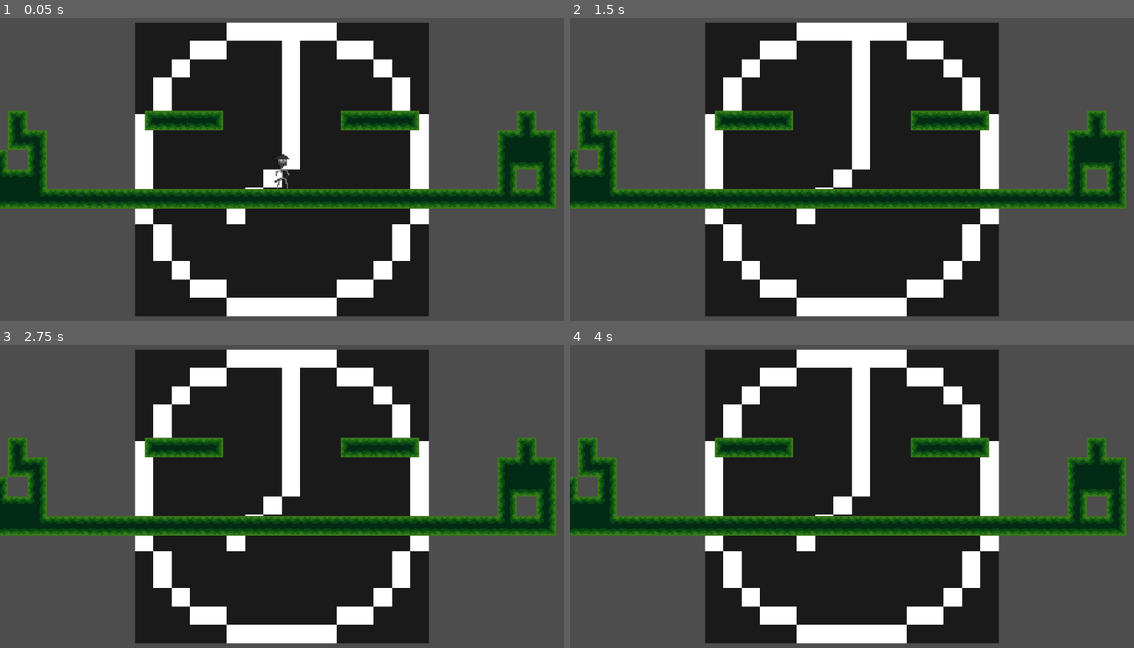
Above: before the commit, frames 1-4 (two rows, left to right).
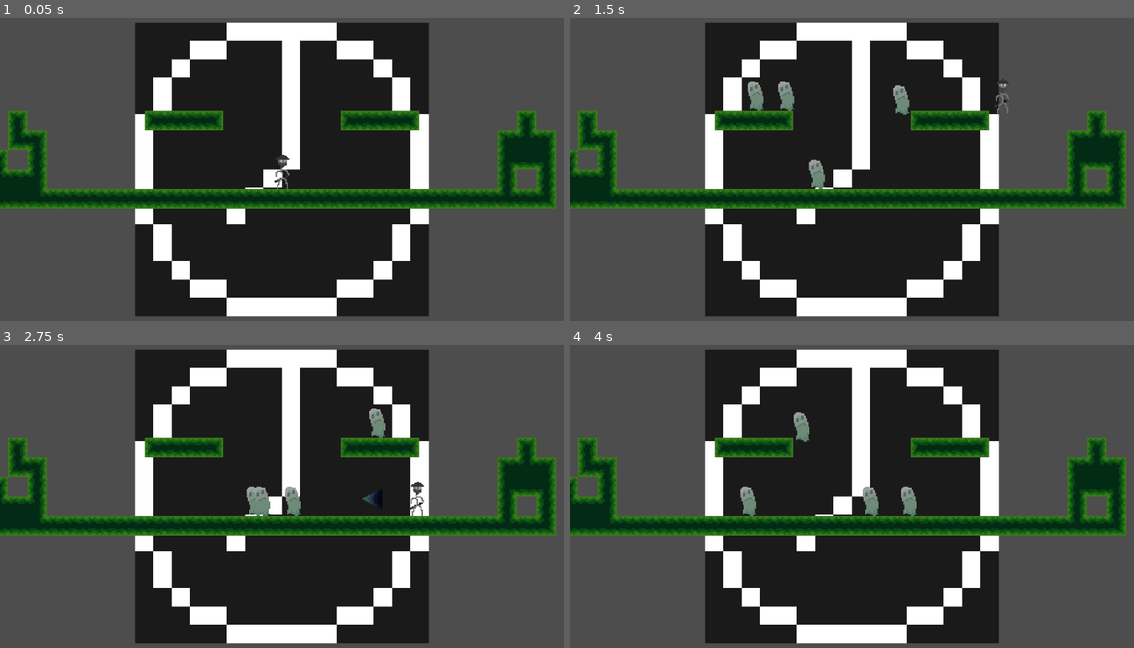
Above: after the commit, the same moments.

Repository: Wayl123/This-Is-Nightmare-Project
Game: Godot game, scene res://scene/boss_stage.tscn
The game is run twice, just before and just after one commit, with the same random seed, the same clock (stepped at 60 frames per second) and the same inputs.
Inputs:
- Up to frame 1 (0.05 s): no input
- Up to frame 2 (1.5 s): hold Z (Shoot) 0.53-1.28 s; hold D (Right) from 0.53 s (still down); tap Space (Jump) at 0.77 s; tap X (Stop) at 0.8, 1.35 s
- Up to frame 3 (2.75 s): tap Space (Jump) at 1.52 s; tap Z (Shoot) at 1.55 s; release D (Right) at 2.03 s; hold A (Left) from 2.03 s (still down); hold Z (Shoot) from 2.03 s (still down); tap X (Stop) at 2.3 s
- Up to frame 4 (4 s): release A (Left) at 2.78 s; release Z (Shoot) at 2.78 s; hold D (Right) from 2.78 s (still down); tap X (Stop) at 2.85, 3.8 s; tap Space (Jump) at 3.02, 3.77 s; tap Z (Shoot) at 3.05 s; hold Z (Shoot) from 3.53 s (still down)

The runs differ from the first frame. In frame 1, less than 0.1% of the frame differs, in the area x 48-52%, y 44-57%; in frame 2, 0.9%; in frame 3, 0.9%, in the area x 43-76%, y 20-57%; in frame 4, 0.8%.

Commit message:
Rework enemy spawning to spawn constantly

Diff:
--- a/project.godot
+++ b/project.godot
@@ -60,6 +60,10 @@
 ]
 }
 
+[physics]
+
+2d/default_gravity=1500.0
+
 [rendering]
 
 textures/canvas_textures/default_texture_filter=0
--- a/scene/boss.tscn
+++ b/scene/boss.tscn
@@ -1,7 +1,8 @@
-[gd_scene load_steps=6 format=3 uid="uid://dlmfps6s4iwg3"]
+[gd_scene load_steps=7 format=3 uid="uid://dlmfps6s4iwg3"]
 
 [ext_resource type="Script" path="res://scripts/Boss.gd" id="1_526fu"]
 [ext_resource type="Texture2D" uid="uid://dk2jfwufx2qk8" path="res://image/boss.png" id="2_dcoos"]
+[ext_resource type="PackedScene" uid="uid://c0u5y5geyylo5" path="res://scene/enemy_spawn_markers.tscn" id="3_ba5es"]
 
 [sub_resource type="SpriteFrames" id="SpriteFrames_k78ym"]
 animations = [{
@@ -41,10 +42,4 @@
 position = Vector2(0, -97.5)
 shape = SubResource("RectangleShape2D_t75mh")
 
-[node name="EnemySpawnLeft" type="Marker2D" parent="."]
-unique_name_in_owner = true
-position = Vector2(-90, -75)
-
-[node name="EnemySpawnRight" type="Marker2D" parent="."]
-unique_name_in_owner = true
-position = Vector2(90, -75)
+[node name="EnemySpawnMarkers" parent="." instance=ExtResource("3_ba5es")]
--- a/scene/bullet.tscn
+++ b/scene/bullet.tscn
@@ -6,8 +6,8 @@
 [sub_resource type="CircleShape2D" id="CircleShape2D_5u8qp"]
 
 [node name="Bullet" type="Area2D"]
-collision_layer = 4
-collision_mask = 8
+collision_layer = 0
+collision_mask = 0
 script = ExtResource("1_m6akv")
 
 [node name="Sprite2D" type="Sprite2D" parent="."]
--- /dev/null
+++ b/scene/enemy_spawn_markers.tscn
@@ -0,0 +1,19 @@
+[gd_scene load_steps=2 format=3 uid="uid://c0u5y5geyylo5"]
+
+[ext_resource type="Script" path="res://scripts/EnemySpawnMarkers.gd" id="1_5bhma"]
+
+[node name="EnemySpawnMarkers" type="Node"]
+script = ExtResource("1_5bhma")
+
+[node name="EnemySpawnLeft" type="Marker2D" parent="."]
+unique_name_in_owner = true
+position = Vector2(-90, -75)
+
+[node name="EnemySpawnRight" type="Marker2D" parent="."]
+unique_name_in_owner = true
+position = Vector2(90, -75)
+
+[node name="SpawnTimer" type="Timer" parent="."]
+unique_name_in_owner = true
+wait_time = 0.25
+autostart = true
--- a/scripts/Boss.gd
+++ b/scripts/Boss.gd
@@ -1,12 +1,10 @@
 extends CharacterBody2D
 
 @onready var hurtbox = %Hurtbox
-@onready var enemySpawnLeft = %EnemySpawnLeft
-@onready var enemySpawnRight = %EnemySpawnRight
 
 var ENEMY = preload("res://scene/enemy.tscn")
 
-const TOTAL_HEALTH = 1000.0
+const TOTAL_HEALTH = 1000
 
 var health = 1000
 
@@ -15,14 +13,15 @@
 
 func _got_hit(area : Area2D):
 	health -= area.get_damage()
-	var healthPercent = health / TOTAL_HEALTH * 100
+	var healthPercent = float(health) / float(TOTAL_HEALTH)
 
-	call_deferred("_spawn_enemy", -1.0)
+	if healthPercent <= 25: #Phase 4
+		pass
+	elif healthPercent <= 50: #Phase 3
+		pass
+	elif healthPercent <= 75: #Phase 2
+		pass
+	else: #Phase 1
+		pass
 
 	print_debug(healthPercent)
-
-func _spawn_enemy(direction : float):
-	var enemy = ENEMY.instantiate()
-	enemy.transform = enemySpawnRight.transform
-	enemy.set("direction", direction)
-	get_node("/root/BossStage").add_child(enemy)
--- a/scripts/Bullet.gd
+++ b/scripts/Bullet.gd
@@ -1,17 +1,29 @@
 extends Area2D
+
+@export var speed : float = 750:
+	set(value):
+		speed = value
 
 @onready var timer = %BulletExpirationTimer
 
-var speed = 750
 var damage = 1
 
 func _ready():
 	connect("area_entered", Callable(self, "_hit_object"))
 
+	_set_bullet_collision()
 	timer.timeout.connect(_bullet_expire)
 
 func _physics_process(delta : float):
 	position += transform.x * speed * delta
+
+func _set_bullet_collision():
+	if is_in_group("PlayerBullets"):
+		set_collision_layer_value(3, true)
+		set_collision_mask_value(4, true)
+	elif is_in_group("EnemyBullets"):
+		set_collision_layer_value(5, true)
+		set_collision_mask_value(2, true)
 
 func _hit_object(area : Area2D):
 	queue_free()
--- /dev/null
+++ b/scripts/BulletSpawnMarkers.gd
@@ -0,0 +1,11 @@
+extends Node
+
+
+# Called when the node enters the scene tree for the first time.
+func _ready():
+	pass # Replace with function body.
+
+
+# Called every frame. 'delta' is the elapsed time since the previous frame.
+func _process(delta):
+	pass
--- /dev/null
+++ b/scripts/EnemySpawnMarkers.gd
@@ -0,0 +1,30 @@
+extends Node
+
+@onready var enemySpawnLeft = %EnemySpawnLeft
+@onready var enemySpawnRight = %EnemySpawnRight
+@onready var spawnTimer = %SpawnTimer
+
+var ENEMY = preload("res://scene/enemy.tscn")
+
+var alt = true
+
+func _ready():
+	spawnTimer.connect("timeout", Callable(self, "_spawn_enemy"))
+
+func _spawn_enemy():
+	if get_tree().get_nodes_in_group("Enemies").size() < 4:
+		var enemy = ENEMY.instantiate()
+		var spawn : Marker2D
+		var direction : float
+
+		if alt:
+			spawn = enemySpawnLeft
+			direction = 1.0
+		else:
+			spawn = enemySpawnRight
+			direction = -1.0
+
+		alt = not alt
+		enemy.transform = spawn.transform
+		enemy.set("direction", direction)
+		get_node("/root/BossStage").add_child(enemy)
--- a/scripts/Player.gd
+++ b/scripts/Player.gd
@@ -6,8 +6,8 @@
 @onready var gun = %Gun
 @onready var gunDelay = %GunDelayTimer
 
-const SPEED = 300.0
-const JUMP_VELOCITY = -400.0
+const SPEED = 150.0
+const JUMP_VELOCITY = -500.0
 
 var gravity = ProjectSettings.get_setting("physics/2d/default_gravity")
 
@@ -45,7 +45,7 @@
 		var roundAngle = round(vector.angle()/(PI/2.0))*(PI/2.0)
 		gun.set_rotation(roundAngle)
 
-	if Input.is_action_pressed("Shoot") and gunDelay.is_stopped():
+	if (Input.is_action_pressed("Shoot") or Input.is_action_pressed("Stop")) and gunDelay.is_stopped():
 		gun.shoot()
 
 func _got_hit(area : Area2D):
